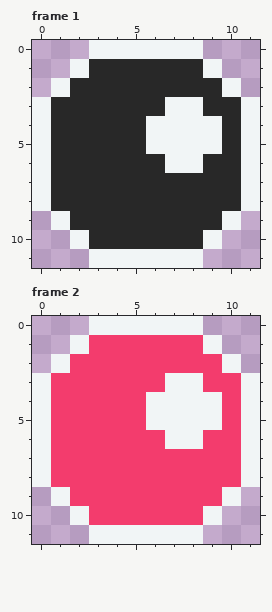
A pixel-art file gets an edit: assets/sprites/bomb.ase. Above, as it was before the edit.
12x12 pixels, 2 frames. Shown: frame 1, frame 2.
New version:
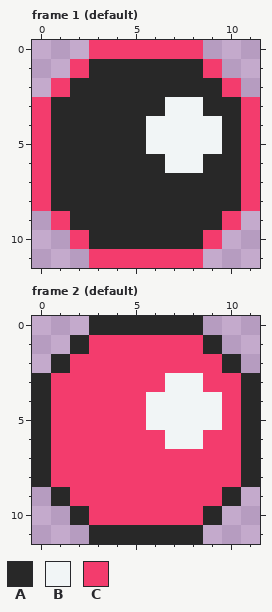
Palette (. is transparent): A #282828  B #f1f5f6  C #f33c6d
The author wrote: Finish bomb-drone enemy
Changes in this commit:
Frame 1 (default):
y 0: x 3..8 BBBBBB -> CCCCCC
y 1: x 2 B -> C; x 9 B -> C
y 2: x 1 B -> C; x 10 B -> C
y 3..8: x 0 B -> C; x 11 B -> C
y 9: x 1 B -> C; x 10 B -> C
y 10: x 2 B -> C; x 9 B -> C
y 11: x 3..8 BBBBBB -> CCCCCC
Frame 2 (default):
y 0: x 3..8 BBBBBB -> AAAAAA
y 1: x 2 B -> A; x 9 B -> A
y 2: x 1 B -> A; x 10 B -> A
y 3..8: x 0 B -> A; x 11 B -> A
y 9: x 1 B -> A; x 10 B -> A
y 10: x 2 B -> A; x 9 B -> A
y 11: x 3..8 BBBBBB -> AAAAAA
